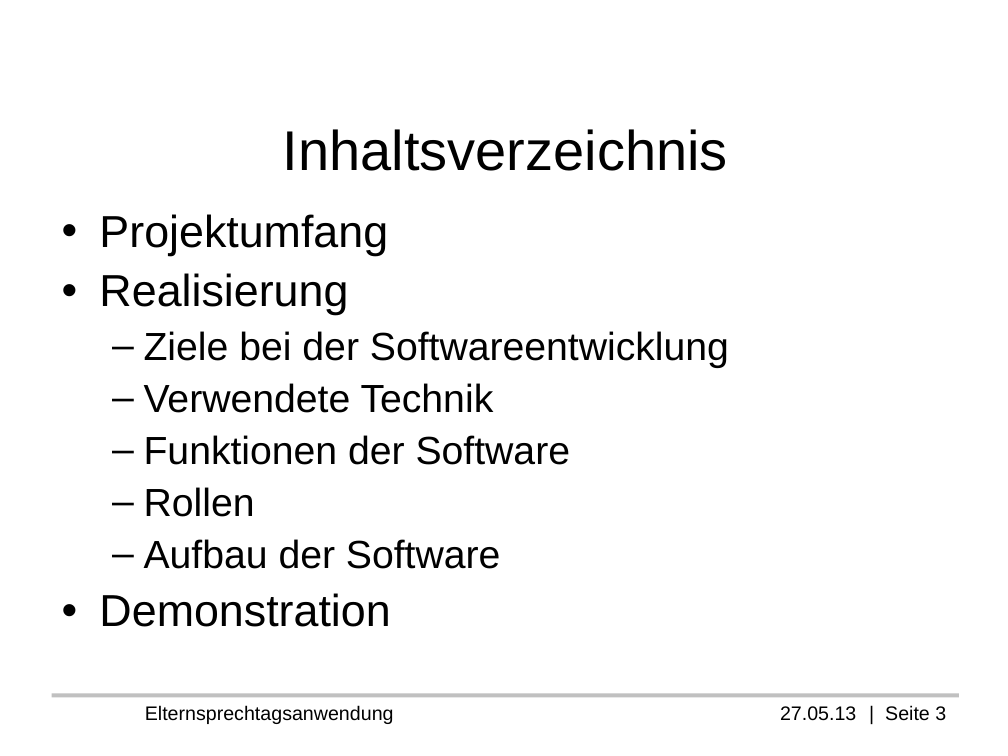
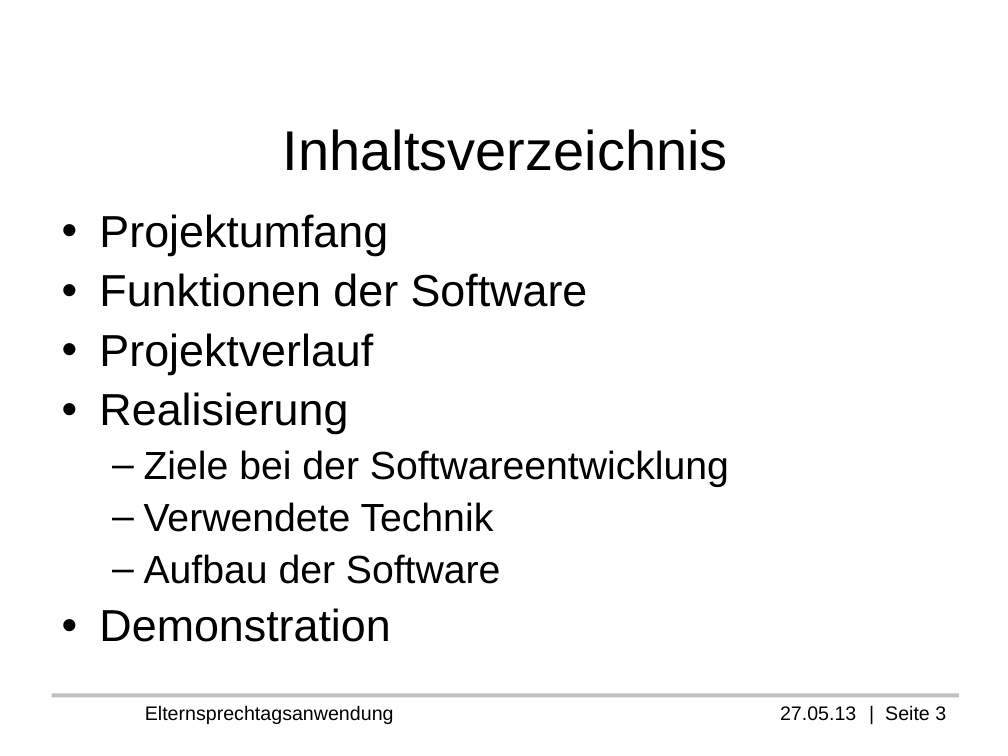
Before and after one commit to Professi/esta, a slide deck: slide 3 of docs/Praesentation/Elternsprechtagsanwendung(ESTA).odp. Drawn at 1008x756 pixels with LibreOffice and Linux fonts; fonts in the diff are those of the drawing; background and template pictures are left out. Boxes give left, top, right and bottom in pixels: in the first picture for what was removed or moved away, otherwise in the second. Text is boxed around its words. In the diff, an @@ line names an element or a change of style, - is before the commit and + after.

```diff
--- a/docs/Praesentation/Elternsprechtagsanwendung(ESTA).odp
+++ b/docs/Praesentation/Elternsprechtagsanwendung(ESTA).odp
@@ text at [99,273,588,375]: paragraphs added @@
+• Funktionen der Software
+• Projektverlauf
@@ text at [144,435,571,517]: paragraphs removed @@
-  – Funktionen der Software
-  – Rollen
```
Also in this commit, not shown: 1 other slide changed, 3 slides added, 7 other files.
